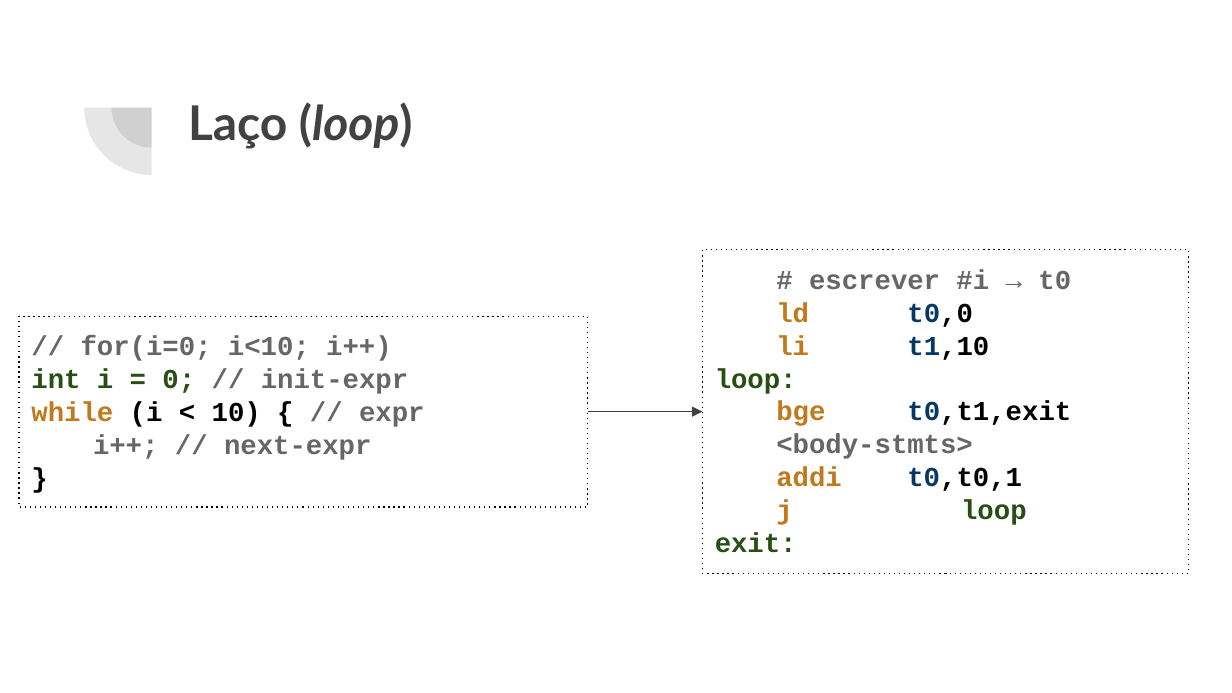
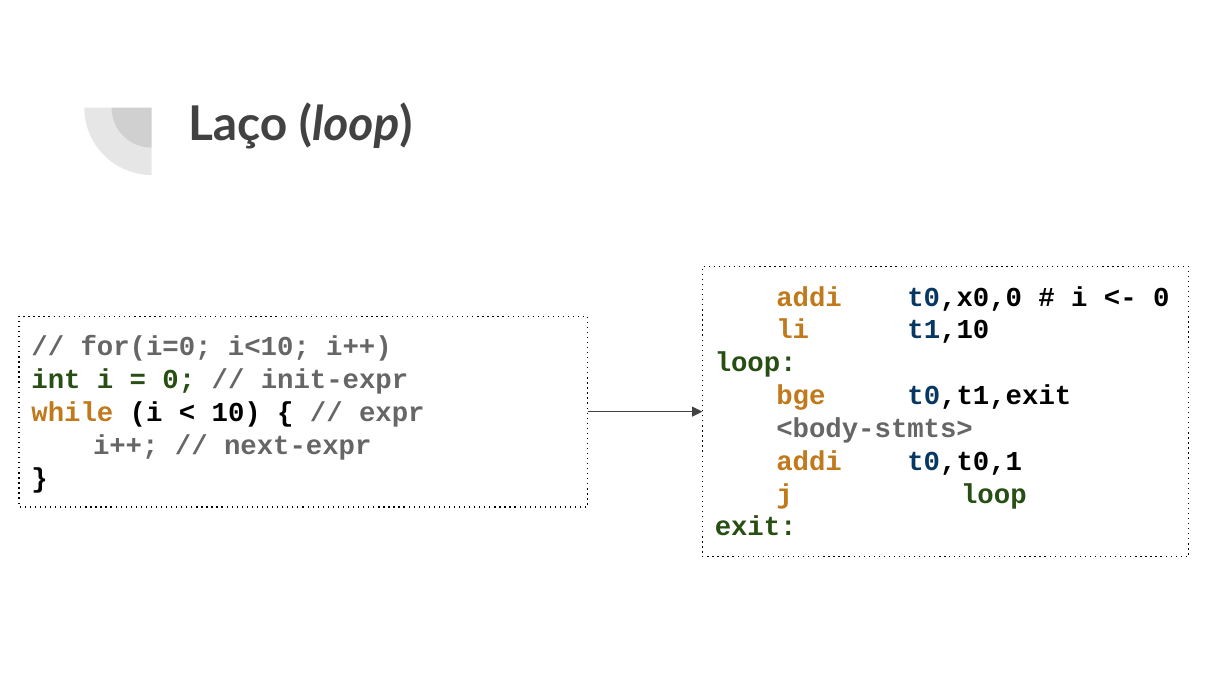
Before and after one commit to ajholanda/edu-compiladores, a slide deck: slide 16 of slides/geracao_codigo.pptx. Drawn at 1232x693 pixels with LibreOffice and Linux fonts; fonts in the diff are those of the drawing. Boxes give left, top, right and bottom in pixels: in the first picture for what was removed or moved away, otherwise in the second. Text is boxed around its words. In the diff, an @@ line names an element or a change of style, - is before the commit and + after.

```diff
--- a/slides/geracao_codigo.pptx
+++ b/slides/geracao_codigo.pptx
@@ rectangle "addi t0,x0,0 # i <- ...": place and size @@
-rectangle "addi t0,x0,0 # i <- ..." at [702,250,1189,574]
+rectangle "addi t0,x0,0 # i <- ..." at [702,266,1189,557]
@@ text in rectangle at [776,286,1169,311]: text changed; text colour #666666 to #000000 @@
-# escrever #i → t0
-ld t0,0
+addi t0,x0,0 # i <- 0
```
Also in this commit, not shown: 2 other slides changed.
